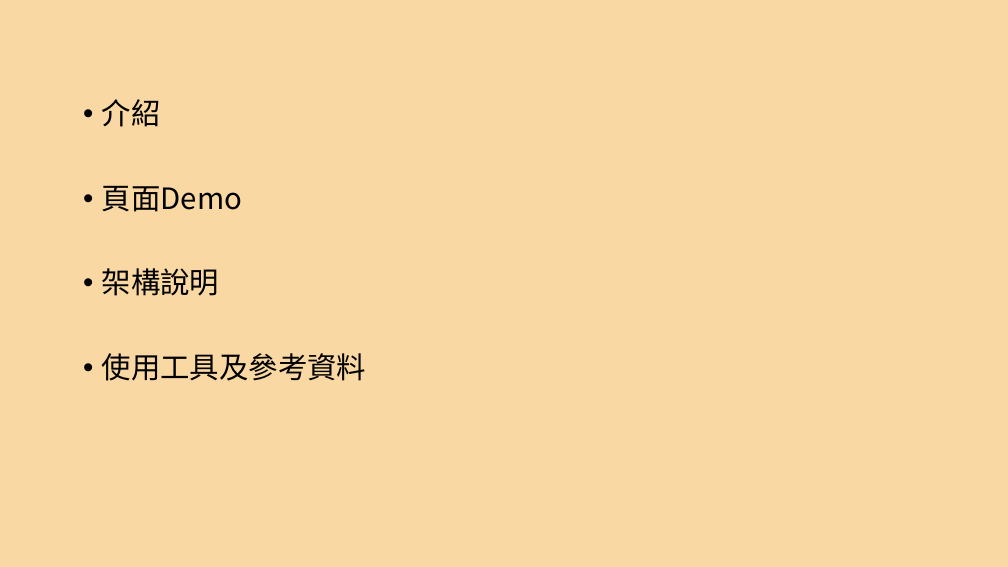
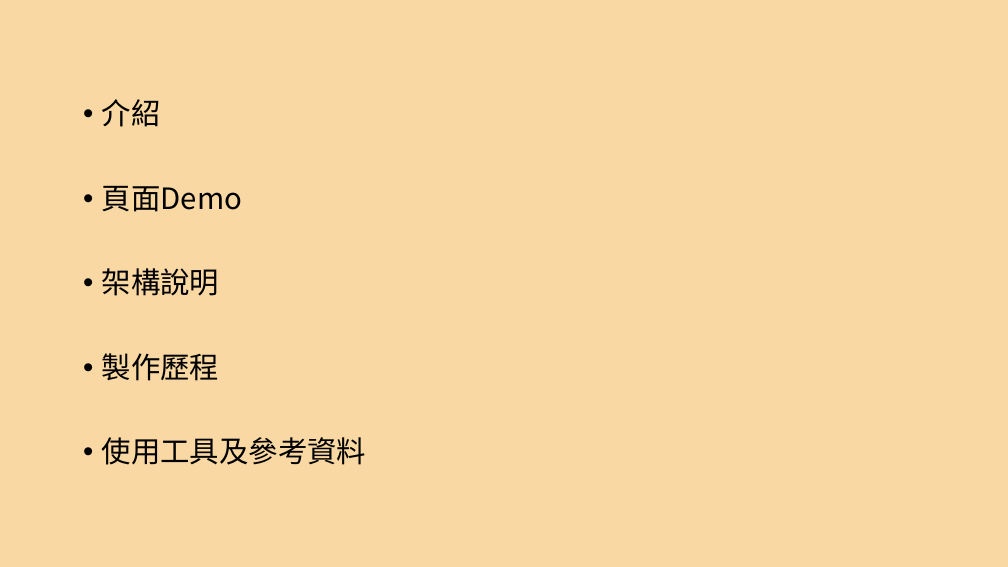
Before and after one commit to q123568952/iSpan_Topic, a slide deck: slide 2 of project1/pages/小專.pptx. Drawn at 1008x567 pixels with LibreOffice and Linux fonts; fonts in the diff are those of the drawing. Boxes give left, top, right and bottom in pixels: in the first picture for what was removed or moved away, otherwise in the second. Text is boxed around its words. In the diff, an @@ line names an element or a change of style, - is before the commit and + after.

```diff
--- a/project1/pages/小專.pptx
+++ b/project1/pages/小專.pptx
@@ text at <box>102,353,219,381</box>: paragraph added @@
+• 製作歷程
```
Also in this commit, not shown: 2 other slides changed, 1 slide added, 24 other files.
